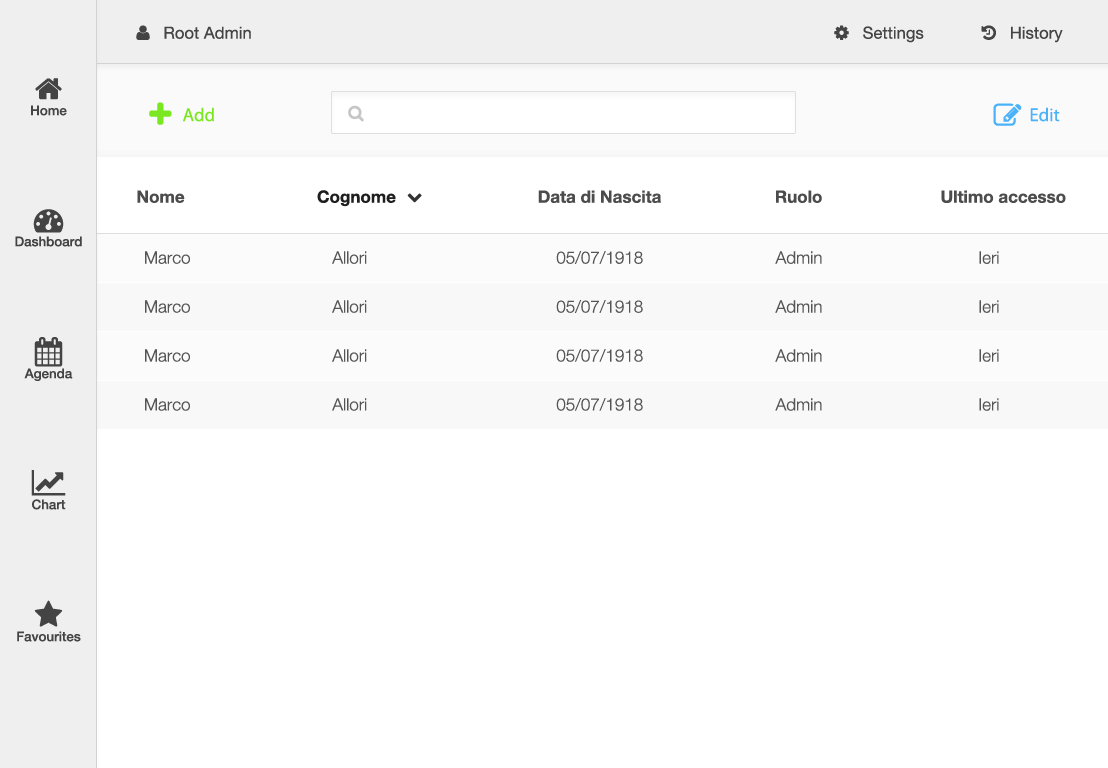
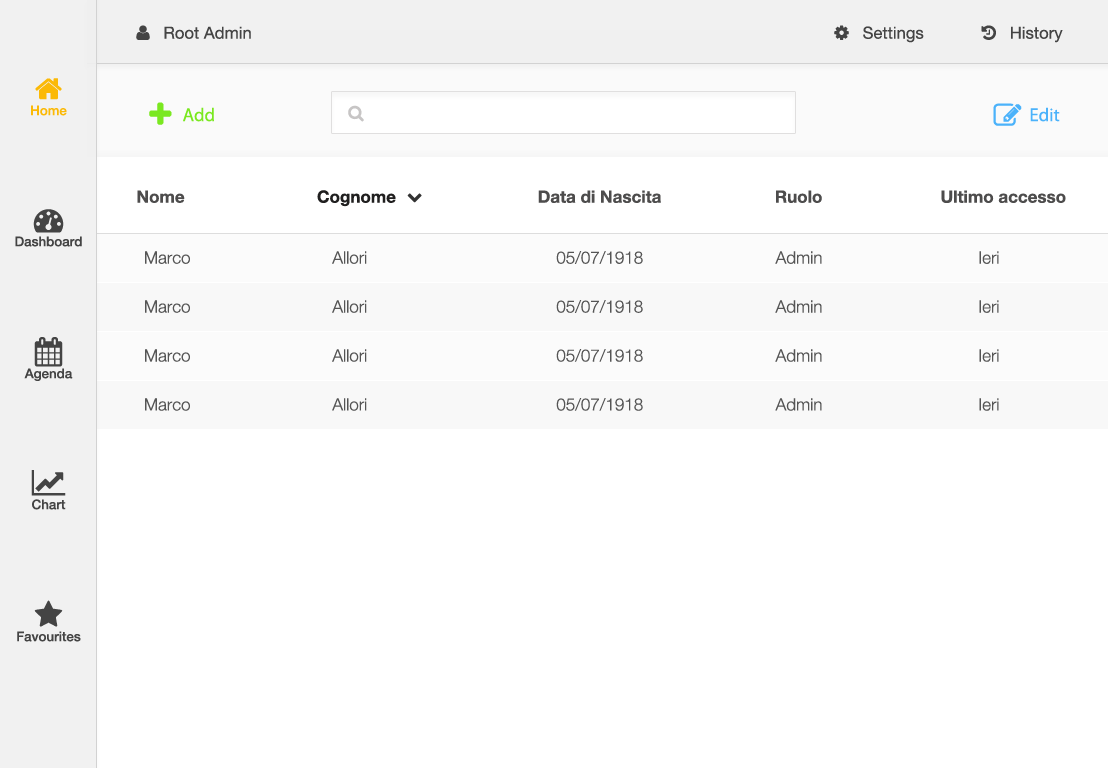
Layers edited between the first and the second 1108 x 768 image:
painted on "Home" over [31, 78, 67, 116]
"Forma 2 copia": opacity 100% → 90% over [31, 63, 96, 116]
removed layer "Sfondo" over [31, 63, 96, 116]
added layer "Livello 0 copia" above "Livello 0" over [31, 63, 96, 116]
added layer "Livello 0" over [31, 63, 96, 116]
